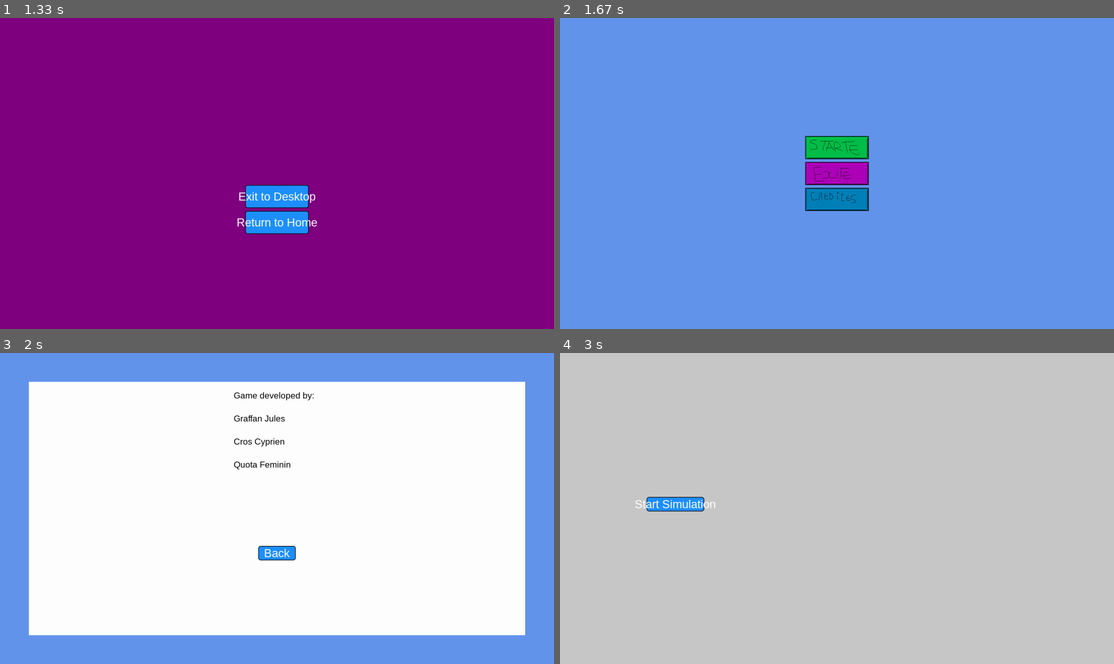
Above: before the commit, frames 1-4 (two rows, left to right).
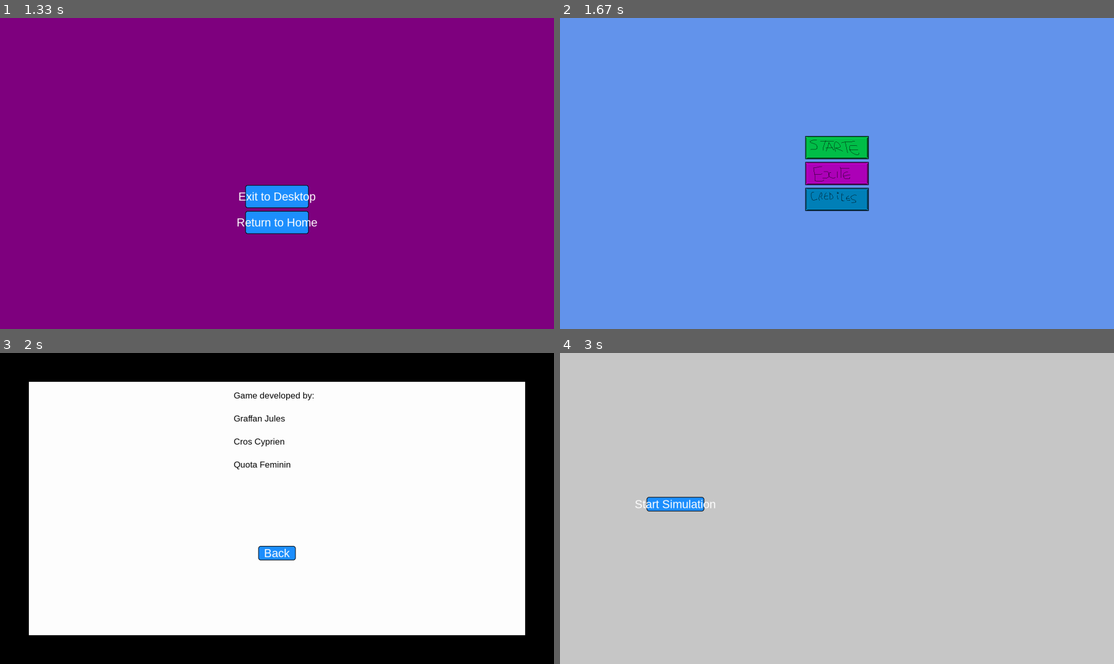
Above: after the commit, the same moments.

Repository: X47C/Trophees-NSI
Game: pygame game, started from main.py
The game is run twice, just before and just after one commit, with the same random seed, the same clock (stepped at 60 frames per second) and the same inputs.
Inputs (mouse positions are in pixels of both pictures, inside the frame that each line leads up to):
- Up to frame 1 (1.33 s): click (277, 148) at 0.38 s; click (144, 176) at 0.72 s; click "End" at 1.05 s
- Up to frame 2 (1.67 s): click "Return to Home" at 1.38 s
- Up to frame 3 (2 s): click (277, 533) at 1.88 s
- Up to frame 4 (3 s): click (837, 545) at 2.38 s; click (837, 483) at 2.72 s

Frames 1-2 are identical in both runs. In frame 3, 27% of the frame differs, in the area x 0-100%, y 0-100%; in frame 4, nothing differs.

Commit message:
LESSSS GOOO DAY DURATION

Diff:
--- a/Game/game.py
+++ b/Game/game.py
@@ -3,15 +3,14 @@
 class Day_Manager():
     def __init__(self):
         self.current_day = 0
-        self.day_duration = settings.Day_Duration
         self.time = 0
 
-    def uptdate(self, dt):
+    def update(self, dt):
         """
         dt = temps passé depuis la derniere fois que la fonction as étée appelée
         """
         self.time += dt
-        if self.time >= self.day_duration:
+        if self.time >= settings.day_duration:
             return True
 
     def new_day(self):
--- a/main.py
+++ b/main.py
@@ -1,72 +1,86 @@
-#  boucle principale -- > execution du programme complet
+#  boucle principale
 import pygame as pg
 from Pygame.pygame import Before_Game, Settings, In_Game, Post_Game
 import settings
 from Game.game import Day_Manager
 
-running = True
+# --- INIT ---
 pg.init()
+screen = pg.display.set_mode(settings.Display_size)
+clock = pg.time.Clock()
 
-Befg = Before_Game(pg.display.set_mode(settings.Display_size))
-Sett = Settings(pg.display.set_mode(settings.Display_size))
-Ing = In_Game(pg.display.set_mode(settings.Display_size))
-Engd = Post_Game(pg.display.set_mode(settings.Display_size))
+Befg = Before_Game(screen)
+Sett = Settings(screen)
+Ing = In_Game(screen)
+Engd = Post_Game(screen)
 
 day_manager = Day_Manager()
 
-
+running = True
 state = 'home'
 
+# --- MAIN LOOP ---
 while running:
+
+    dt = clock.tick(settings.Fps) / 1000.0
 
     for event in pg.event.get():
         if event.type == pg.QUIT:
             running = False
 
+        # --- STATE MACHINE ---
         match state:
             case 'home':
-                Befg.draw()
-                match Befg.handle_event(event):
-                    case 'start':
-                        state = 'settings'
-                    case 'exit':
-                        running = False
-                    case 'credits':
-                        state = 'credits'
+                result = Befg.handle_event(event)
+                if result == 'start':
+                    state = 'settings'
+                elif result == 'exit':
+                    running = False
+                elif result == 'credits':
+                    state = 'credits'
+
             case 'settings':
-                Sett.draw()
-                match Sett.handle_event(event):
-                    case 'start':
-                        state = 'in_game'
+                result = Sett.handle_event(event)
+                if result == 'start':
+                    state = 'in_game'
 
             case 'in_game':
-                Ing.draw()
-                if day_manager.uptdate(100):
+                result = Ing.handle_event(event)
+                if result == 'end':
                     state = 'post_game'
 
-                match Ing.handle_event(event):
-                    case 'end':
-                        state = 'post_game'
-
             case 'post_game':
-                Engd.draw()
-                match Engd.handle_event(event):
-                    case 'exit':
-                        running = False
-                    case 'home':
-                        state = 'home'
+                result = Engd.handle_event(event)
+                if result == 'exit':
+                    running = False
+                elif result == 'home':
+                    state = 'home'
 
             case 'credits':
-                Befg.credits()
-                match Befg.handle_event(event):
-                    case 'home':
-                        state = 'home'
+                result = Befg.handle_event(event)
+                if result == 'home':
+                    state = 'home'
 
+    # --- UPDATE LOGIC ---
+    if state == 'in_game':
+        if day_manager.update(dt):
+            state = 'post_game'
 
-
+    # --- DRAW ---
+    screen.fill((0,0,0))
+    match state:
+        case 'home':
+            Befg.draw()
+        case 'settings':
+            Sett.draw()
+        case 'in_game':
+            Ing.draw()
+        case 'post_game':
+            Engd.draw()
+        case 'credits':
+            Befg.credits()
 
     pg.display.flip()
-    pg.time.Clock().tick(settings.Fps)
 
 
 
--- a/settings.py
+++ b/settings.py
@@ -26,4 +26,4 @@
 
 Fps = 60
 
-Day_Duration = 10 * Fps #en secondes
+day_duration = 10
